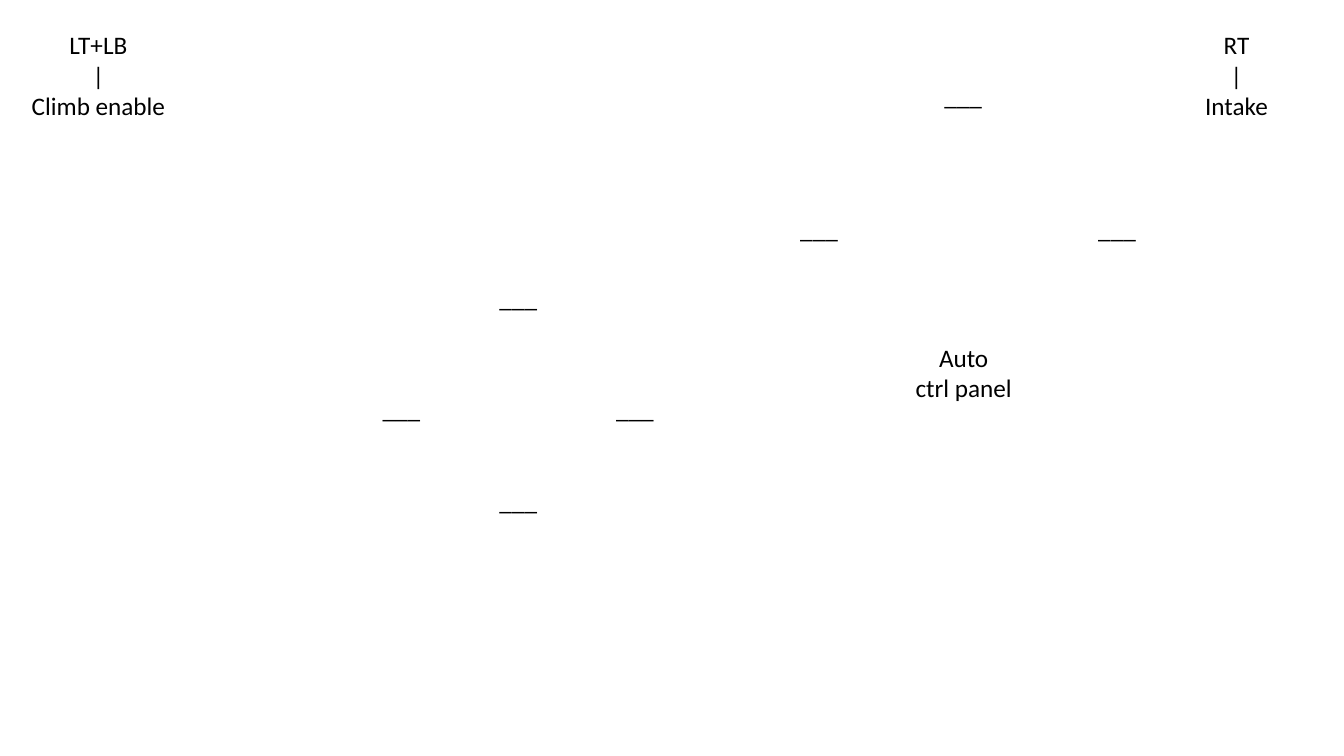
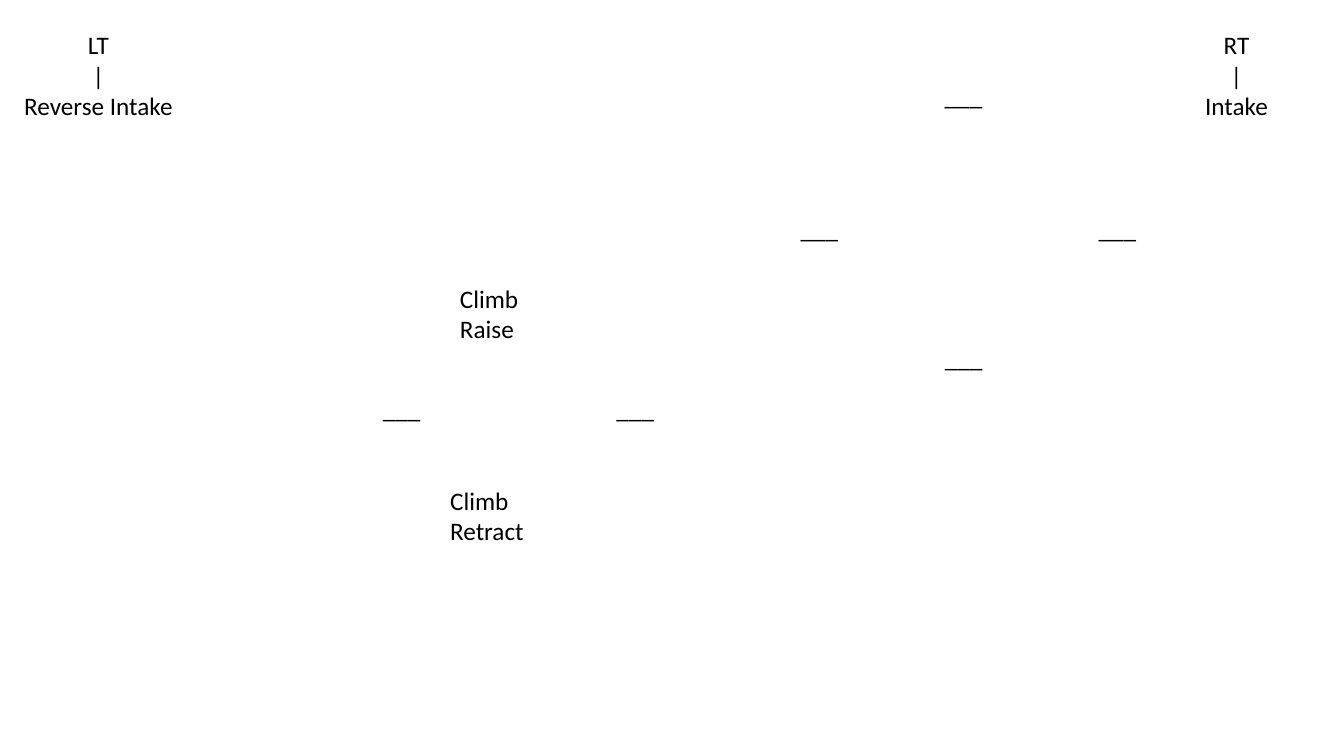
Before and after one commit to FRC1756-Argos/2020-Robot, a slide deck: slide 1 of Docs/joystick_inputs.pptx. Drawn at 1344x756 pixels with LibreOffice and Linux fonts; fonts in the diff are those of the drawing; background and template pictures are left out. Boxes give left, top, right and bottom in pixels: in the first picture for what was removed or moved away, otherwise in the second. Text is boxed around its words. In the diff, an @@ line names an element or a change of style, - is before the commit and + after.

Commit message:
Add dashboard reading and writing Add hood adjustments for good/bad balls Add always-disengage ratchet when climbing Update controls

```diff
--- a/Docs/joystick_inputs.pptx
+++ b/Docs/joystick_inputs.pptx
@@ text "LT": place and size @@
-text "LT" at box(32, 37, 165, 115)
+text "LT" at box(24, 37, 173, 116)
@@ text at box(88, 37, 109, 54): text changed @@
-LT+LB
+LT
@@ text at box(24, 97, 173, 116): text changed @@
-Climb enable
+Reverse Intake
@@ text added at box(460, 290, 518, 338), 18 pt, text #000000 @@
+Climb Raise
@@ text removed at box(916, 350, 1012, 401) @@
-Auto
-ctrl panel
@@ text "___": place and size @@
-text "___" at box(490, 278, 548, 319)
+text "___" at box(935, 338, 992, 378)
@@ text "___" at box(935, 338, 992, 378): alignment left to centre @@
@@ text added at box(450, 492, 523, 540), 18 pt, text #000000 @@
+Climb Retract
@@ text removed at box(490, 481, 548, 521) @@
-___
```
Also in this commit, not shown: 1 other slide changed, 15 other files.
